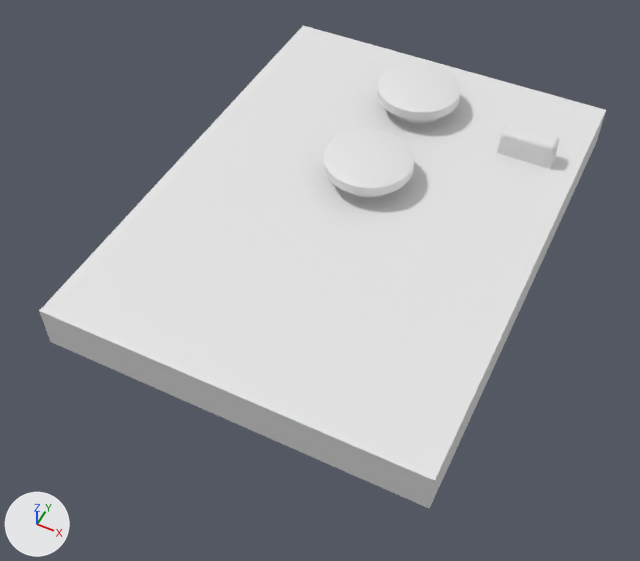
Before and after pictures for a commit that changed the Blender file Lampara/Lampara.blend.
Both versions are drawn from a 50 mm camera at (9.0, -20.7, 21.8) aimed at (-0.2, -2.2, -1.3). Arrows for +X, +Y and +Z are at lower left; the lights stay in place.

Names of what the first picture shows: 'Cilindro', 'Cilindro.001', 'Cube', 'Cubo'.
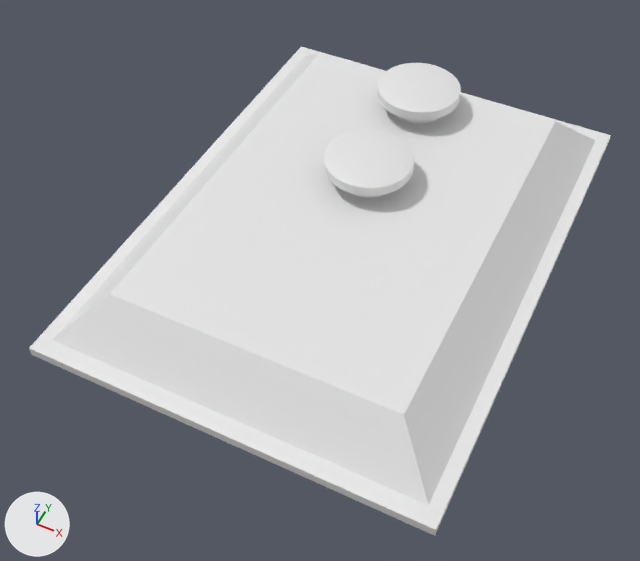
The change in detail:
me_cube has 8 vertices, 6 faces and spans x -6.5..6.5, y -8.9..8.9, z -0.8..0.8.
me_cube is used by ob_cube; location (0.0, 0.0, 0.0).
Verts and faces of me_cube; kept vertices keep their numbers, new ones are numbered from 8.
Before the commit, vertices of me_cube: 0 (6.5, 8.9, 0.8) at pixel (606, 110), 1 (6.5, 8.9, -0.8) at pixel (596, 141), 2 (6.5, -8.9, 0.8) at pixel (434, 480), 3 (6.5, -8.9, -0.8) at pixel (429, 508), 4 (-6.5, 8.9, 0.8) at pixel (303, 25).
Before the commit, vertices of me_cube: 5 (-6.5, 8.9, -0.8), 6 (-6.5, -8.9, 0.8) at pixel (39, 310), 7 (-6.5, -8.9, -0.8) at pixel (50, 341).
Part 1, on me_cube:
Faces deleted: (1, 3, 7, 5).
Vertex 0 moves to (5.0, 7.3, 0.8), pixel (555, 121).
Vertex 2 moves to (5.0, -7.3, 0.8), pixel (403, 414).
Vertex 4 moves to (-5.0, 7.3, 0.8), pixel (319, 53).
Vertex 6 moves to (-5.0, -7.3, 0.8), pixel (109, 293).
me_cubo is used by ob_cubo; location (4.58, 4.93, 0.0).
me_cubo had 575 vertices, 516 faces and spanned x -1.0..1.0, y -0.36..0.36, z -0.25..1.75.
me_cubo now has 8 vertices, 6 faces and spans x -6.93..6.93, y -9.4..9.4, z -1.04..-0.7.
me_cubo part 2: 575 vertices removed from x -1.0..1.0, y -0.36..0.36, z -0.25..1.75.
me_cubo part 3: 8 vertices added at x -6.93..6.93, y -9.4..9.4, z -1.04..-0.7, forming a box.
Object 'Cubo' (ob_cubo) moves from (4.58, 4.93, 0.0) to (0.0, 0.0, 0.0).

Location of each change, [x1, y1, x2, y2] in pixels of the pictures (640 x 561 px):
'Cube', reshaped (6% shorter)
    before: [39, 26, 606, 509]
    after: [53, 53, 595, 505]
'Cubo', reshaped, moved
    before: [497, 123, 559, 169]
    after: [29, 47, 611, 536]
part 2 of me_cubo, deleted
    before: [497, 123, 559, 169]
part 3 of me_cubo, added
    after: [29, 47, 611, 536]
